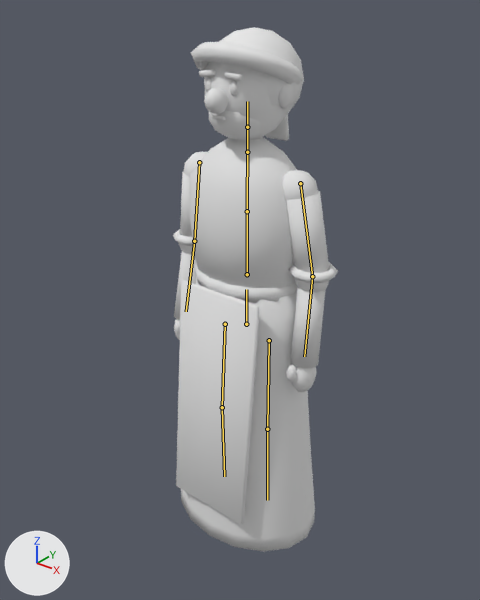
The FBX model Assets/_Project/Art/NPC/NPC_KoyluKadin.fbx, before and after one commit.
The view is the same before and after, from a camera (50 mm lens) standing at (1.169, -1.496, 1.776) and looking at (-0.002, -0.032, 0.868). The lights are fixed; the arrows at lower left show +X, +Y and +Z. The older version comes first. The bones that change, and the others that lie on the model, are drawn over the model as lines.

Objects in the first picture: 'NPC_KoyluKadin_Govde'.
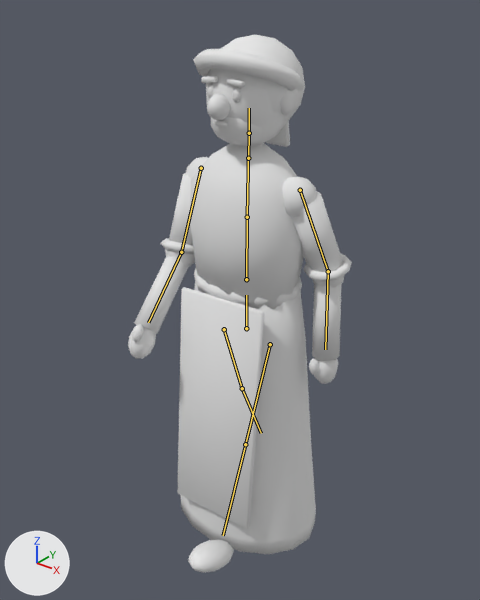
The newer file adds an action. The first version stands in its rest pose; the second is drawn at frame 8 of the action 'KoyluKadin_Yuru_Dongu'.

What differs and where, as boxes [x1, y1, x2, y2] in the pictures (480 x 600 px):
'NPC_KoyluKadin_Govde', posed (36% wider): before [173, 27, 338, 552]; after [128, 35, 352, 573]
bone 'Kalca', root to tip: before (246, 324) to (246, 289); after (246, 328) to (246, 295)
bone 'Gogus', root to tip: before (247, 211) to (247, 142); after (247, 217) to (248, 148)
bone 'Bas', root to tip: before (247, 127) to (247, 101); after (249, 133) to (249, 108)
bone 'Kol_Ust_Sol', root to tip: before (300, 183) to (312, 276); after (300, 190) to (328, 271)
bone 'Kol_Alt_Sol', root to tip: before (312, 276) to (304, 356); after (328, 271) to (325, 349)
bone 'Kol_Ust_Sag', root to tip: before (199, 162) to (194, 241); after (201, 168) to (181, 252)
bone 'Kol_Alt_Sag', root to tip: before (194, 241) to (186, 311); after (181, 252) to (148, 322)
bone 'Bacak_Ust_Sol', root to tip: before (269, 340) to (267, 429); after (270, 344) to (245, 444)
bone 'Bacak_Ust_Sag', root to tip: before (225, 324) to (222, 407); after (224, 329) to (242, 388)

The edits, one by one:
Bone 'Kalca' (bone_kalca) moves from (0.0, 0.0, 0.0) to (0.0, -0.018, 0.0).
Bone 'Kalca' (bone_kalca) turns from (0, 0, 0) to (0, 4, 0) degrees about its own x, y and z.
Bone 'Gogus' (bone_gogus) turns from (0, 0, 0) to (-2, -5, 0) degrees about its own x, y and z.
Bone 'Bas' (bone_bas) turns from (0, 0, 0) to (1, 2, 0) degrees about its own x, y and z.
Bone 'Kol_Ust_Sol' (bone_kol_ust_sol) turns from (0, 0, 0) to (16, 0, 0) degrees about its own x, y and z.
Bone 'Kol_Alt_Sol' (bone_kol_alt_sol) turns from (0, 0, 0) to (-10, 0, 0) degrees about its own x, y and z.
Bone 'Kol_Ust_Sag' (bone_kol_ust_sag) turns from (0, 0, 0) to (-16, 0, 0) degrees about its own x, y and z.
Bone 'Kol_Alt_Sag' (bone_kol_alt_sag) turns from (0, 0, 0) to (-16, 0, 0) degrees about its own x, y and z.
Bone 'Bacak_Ust_Sol' (bone_bacak_ust_sol) turns from (0, 0, 0) to (-24, 0, 0) degrees about its own x, y and z.
Bone 'Bacak_Ust_Sag' (bone_bacak_ust_sag) turns from (0, 0, 0) to (24, 0, 0) degrees about its own x, y and z.
